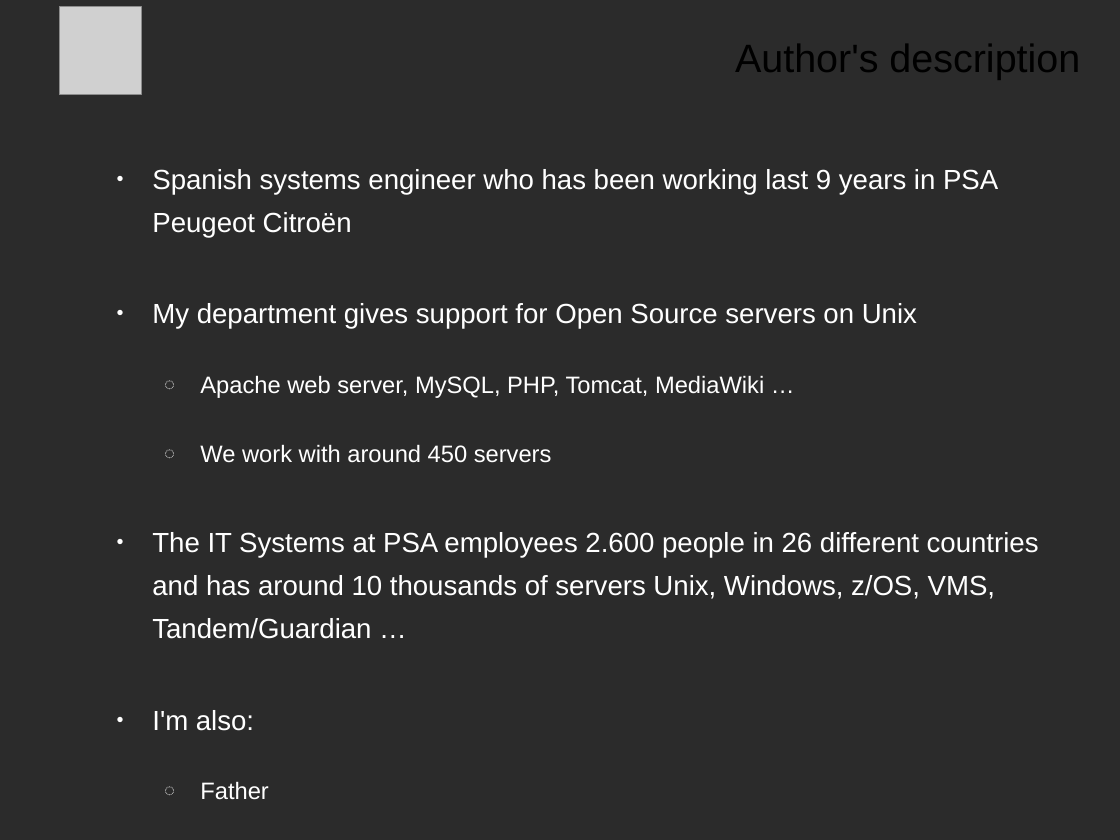
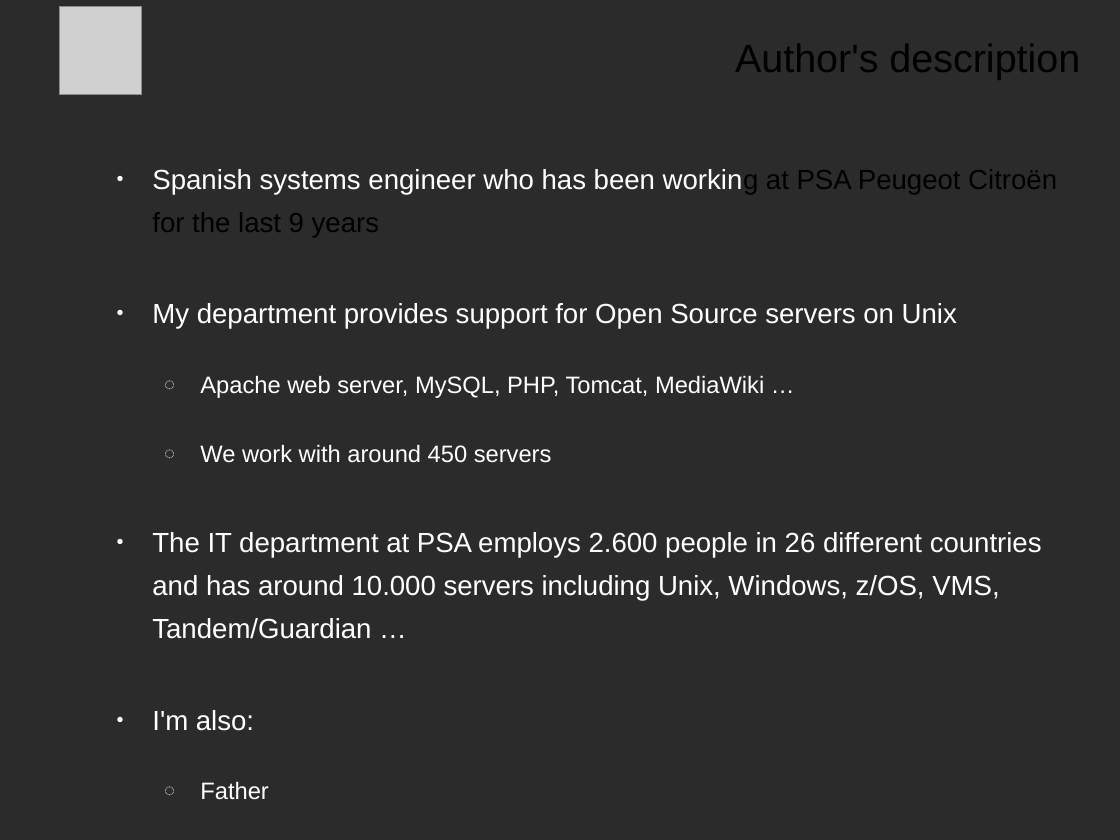
Before and after one commit to Ciges/internet_access_control_demo, a slide deck: slide 2 of NoSQL_Project_MSWL_Presentation.odp. Drawn at 1120x840 pixels with LibreOffice and Linux fonts; fonts in the diff are those of the drawing; grey boxes stand for pictures; background and template pictures are left out; a plain dark background stands for a picture behind light text. Boxes give left, top, right and bottom in pixels: in the first picture for what was removed or moved away, otherwise in the second. Text is boxed around its words. In the diff, an @@ line names an element or a change of style, - is before the commit and + after.

```diff
--- a/NoSQL_Project_MSWL_Presentation.odp
+++ b/NoSQL_Project_MSWL_Presentation.odp
@@ text at [152, 169, 1057, 329]: text changed @@
-● Spanish systems engineer who has been working last 9 years in PSA Peugeot Citroën
-● My department gives support for Open Source servers on Unix
+● Spanish systems engineer who has been working at PSA Peugeot Citroën for the last 9 years
+● My department provides support for Open Source servers on Unix
@@ text at [152, 532, 1042, 639]: text changed @@
-● The IT Systems at PSA employees 2.600 people in 26 different countries and has around 10 thousands of servers Unix, Windows, z/OS, VMS, Tandem/Guardian …
+● The IT department at PSA employs 2.600 people in 26 different countries and has around 10.000 servers including Unix, Windows, z/OS, VMS, Tandem/Guardian …
```
Also in this commit, not shown: 20 other slides changed, 1 other file.
